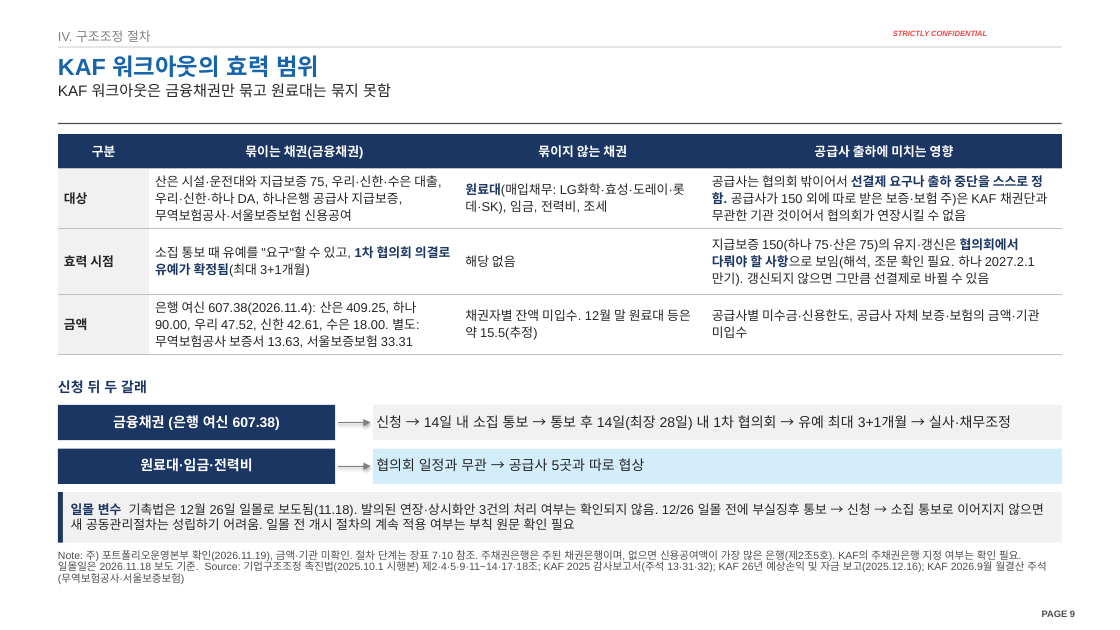
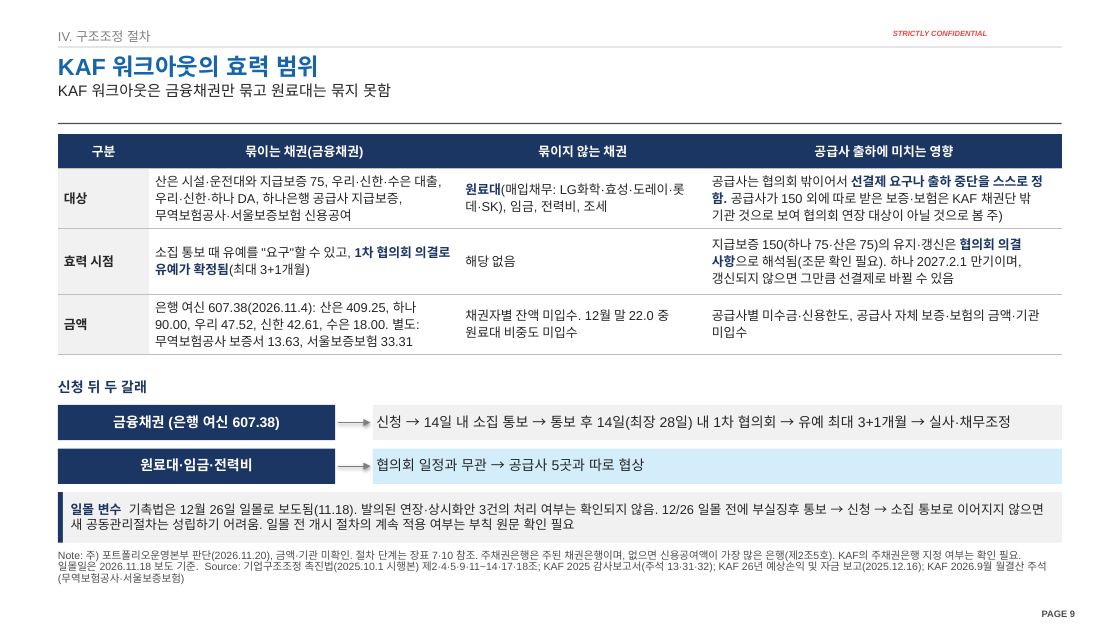
Before and after one commit to jogyesung/GS-Secretary, a slide deck: slide 9 of outputs/CIP_KAF_솔리드_자금조달차질_시나리오_20261120v3.pptx. Drawn at 1120x630 pixels with LibreOffice and Linux fonts; fonts in the diff are those of the drawing; background and template pictures are left out. Boxes give left, top, right and bottom in pixels: in the first picture for what was removed or moved away, otherwise in the second. Text is boxed around its words. In the diff, an @@ line names an element or a change of style, - is before the commit and + after.

```diff
--- a/outputs/CIP_KAF_솔리드_자금조달차질_시나리오_20261120v3.pptx
+++ b/outputs/CIP_KAF_솔리드_자금조달차질_시나리오_20261120v3.pptx
@@ table at <box>58,134,1062,355</box> @@
-row 2, column 4: 공급사는 협의회 밖이어서 선결제 요구나 출하 중단을 스스로 정함. 공급사가 150 외에 따로 받은 보증·보험 주)은 KAF 채권단과 무관한 기관 것이어서 협의회가 연장시킬 수 없음
+row 2, column 4: 공급사는 협의회 밖이어서 선결제 요구나 출하 중단을 스스로 정함. 공급사가 150 외에 따로 받은 보증·보험은 KAF 채권단 밖 기관 것으로 보여 협의회 연장 대상이 아닐 것으로 봄 주)
-row 3, column 4: 지급보증 150(하나 75·산은 75)의 유지·갱신은 협의회에서 다뤄야 할 사항으로 보임(해석, 조문 확인 필요. 하나 2027.2.1 만기). 갱신되지 않으면 그만큼 선결제로 바뀔 수 있음
+row 3, column 4: 지급보증 150(하나 75·산은 75)의 유지·갱신은 협의회 의결 사항으로 해석됨(조문 확인 필요). 하나 2027.2.1 만기이며, 갱신되지 않으면 그만큼 선결제로 바뀔 수 있음
-row 4, column 3: 채권자별 잔액 미입수. 12월 말 원료대 등은 약 15.5(추정)
+row 4, column 3: 채권자별 잔액 미입수. 12월 말 22.0 중 원료대 비중도 미입수
@@ text at <box>58,550,1046,584</box>: text changed @@
-Note: 주) 포트폴리오운영본부 확인(2026.11.19), 금액·기관 미확인. 절차 단계는 장표 7·10 참조. 주채권은행은 주된 채권은행이며, 없으면 신용공여액이 가장 많은 은행(제2조5호). KAF의 주채권은행 지정 여부는 확인 필요. 일몰일은 2026.11.18 보도 기준. Source: 기업구조조정 촉진법(2025.10.1 시행본) 제2·4·5·9·11~14·17·18조; KAF 2025 감사보고서(주석 13·31·32); KAF 26년 예상손익 및 자금 보고(2025.12.16); KAF 2026.9월 월결산 주석(무역보험공사·서울보증보험)
+Note: 주) 포트폴리오운영본부 판단(2026.11.20), 금액·기관 미확인. 절차 단계는 장표 7·10 참조. 주채권은행은 주된 채권은행이며, 없으면 신용공여액이 가장 많은 은행(제2조5호). KAF의 주채권은행 지정 여부는 확인 필요. 일몰일은 2026.11.18 보도 기준. Source: 기업구조조정 촉진법(2025.10.1 시행본) 제2·4·5·9·11~14·17·18조; KAF 2025 감사보고서(주석 13·31·32); KAF 26년 예상손익 및 자금 보고(2025.12.16); KAF 2026.9월 월결산 주석(무역보험공사·서울보증보험)
```
Also in this commit, not shown: 15 other slides changed, 1 other file.
